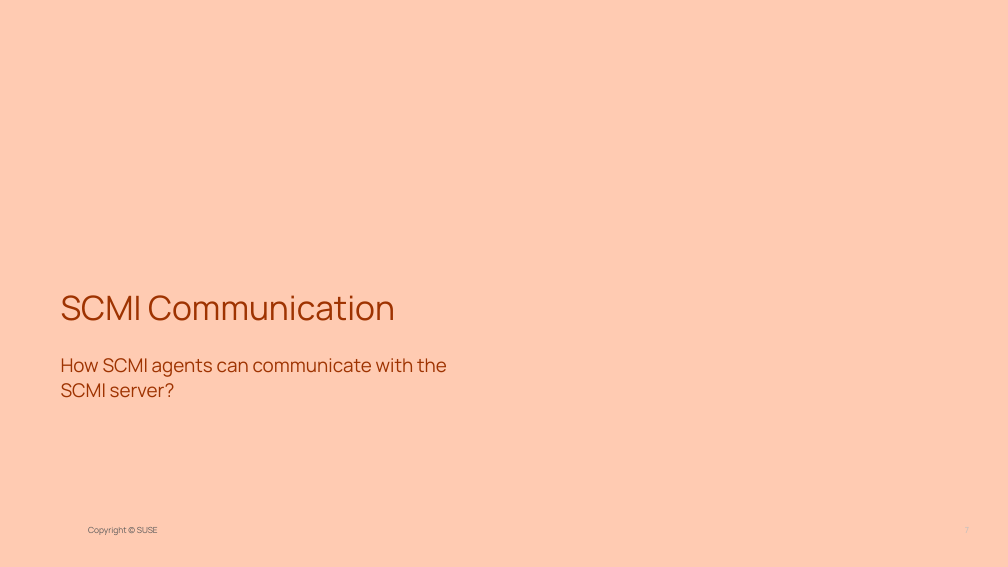
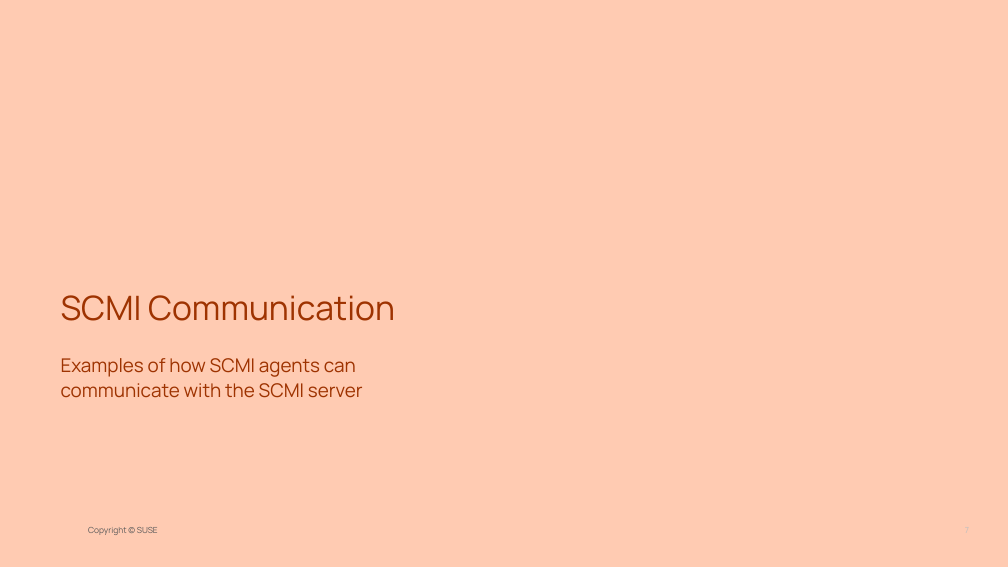
Before and after one commit to chesterlintw/conf-docs, a slide deck: slide 7 of suse-lab-conf/2023/SCMI.odp. Drawn at 1008x567 pixels with LibreOffice and Linux fonts; fonts in the diff are those of the drawing; background and template pictures are left out. Boxes give left, top, right and bottom in pixels: in the first picture for what was removed or moved away, otherwise in the second. Text is boxed around its words. In the diff, an @@ line names an element or a change of style, - is before the commit and + after.

```diff
--- a/suse-lab-conf/2023/SCMI.odp
+++ b/suse-lab-conf/2023/SCMI.odp
@@ text at [61, 358, 363, 398]: text changed @@
-How SCMI agents can communicate with the SCMI server?
+Examples of how SCMI agents can communicate with the SCMI server
```
Also in this commit, not shown: 7 other slides changed.
